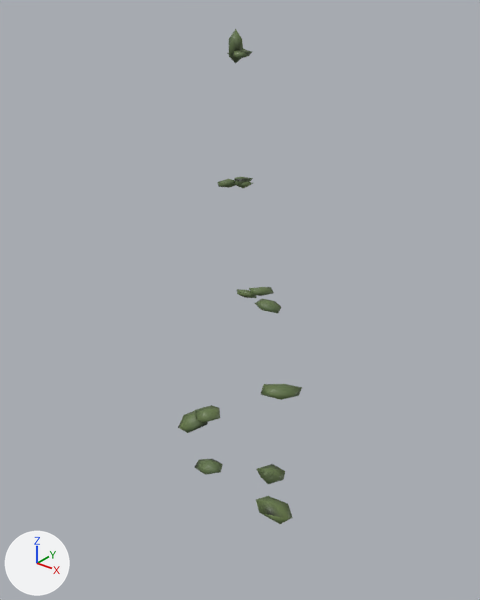
A saved change to the glTF model public/props/baum-fichte-3-mittel.glb.
The view is the same before and after, from a camera (50 mm lens) standing at (16.0, -19.8, 27.6) and looking at (-0.3, 0.6, 14.9). The axes (+X, +Y, +Z) are drawn at lower left. The lights are the same throughout. The first picture is the older version. Vertices at exactly the same position are counted once.

Names of what the first picture shows: 'Baum_Stamm'.
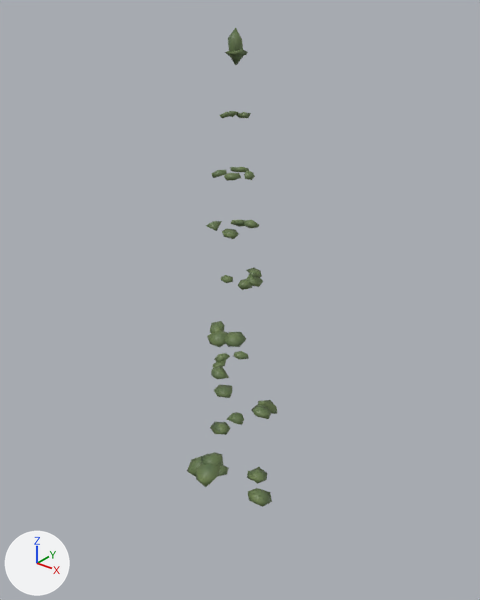
Boxes (x1, y1, x2, y2) around the edits, measured in the pictures (480 x 600 px; the box of a moved part takes in the faces that stretch with it):
'Baum_Stamm', reshaped (27% narrower)
    before: (178, 29, 302, 524)
    after: (187, 28, 277, 507)
part 1 of me_cone, moved or reshaped
    before: (195, 459, 223, 475)
    after: (217, 465, 229, 477)
part 2 of me_cone, moved or reshaped
    before: (256, 496, 293, 524)
    after: (248, 488, 272, 507)
part 3 of me_cone, moved or reshaped
    before: (195, 405, 220, 423)
    after: (201, 452, 223, 466)
part 4 of me_cone, moved or reshaped
    before: (178, 411, 208, 433)
    after: (187, 454, 207, 477)
part 5 of me_cone, moved or reshaped
    before: (237, 289, 257, 298)
    after: (196, 462, 221, 487)
part 6 of me_cone, moved or reshaped
    before: (234, 182, 253, 188)
    after: (223, 332, 246, 347)
part 7 of me_cone, moved or reshaped
    before: (234, 177, 253, 184)
    after: (244, 220, 259, 228)
part 8 of me_cone, deleted
    before: (218, 179, 236, 188)
part 9 of me_cone, deleted
    before: (255, 299, 281, 313)
part 10 of me_cone, deleted (green)
    before: (260, 384, 302, 400)
part 11 of me_cone, deleted
    before: (249, 287, 274, 296)
part 12 of me_cone, built on
    before: (227, 30, 285, 484)
    after: (206, 28, 277, 484)

Patch to the scene script:
```diff
--- a/public/props/baum-fichte-3-mittel.glb.py
+++ b/public/props/baum-fichte-3-mittel.glb.py
@@ me_cone @@
 # used by ob_baum_stamm; location = (0.0, 0.0, 12.54)
-me_cone.from_pydata(...)  # 208 vertices, 348 faces; spans x -2.7..3.3, y -2.7..2.6, z -12.8..13.4
+me_cone.from_pydata(...)  # 423 vertices, 678 faces; spans x -2.1..2.1, y -2.8..1.5, z -12.8..13.4
+# me_cone part 1: the loose piece of 12 vertices spanning x -2.7..-1.1, y -0.4..0.6, z -7.5..-7.0 is scaled about its middle by (0.626, 0.818, 0.732), then moved by (0.7, 0.0, 0.1)
+# me_cone part 2: the loose piece of 12 vertices spanning x 1.5..3.3, y -0.8..0.4, z -7.5..-7.0 is scaled about its middle by (0.628, 0.797, 0.73), then moved by (-0.9, 0.1, 0.1)
+# me_cone part 3: the loose piece of 12 vertices spanning x -0.8..0.4, y -2.4..-1.1, z -2.5..-2.0 is moved by (0.0, 0.2, -2.7)
+# me_cone part 4: the loose piece of 12 vertices spanning x -1.4..-0.1, y -2.7..-1.3, z -3.1..-2.4 is moved by (0.1, 0.2, -2.6)
+# me_cone part 5: the loose piece of 12 vertices spanning x -1.0..0.1, y 0.9..1.7, z 2.1..2.6 is multiplied about its middle by the matrix ((-1.288, -0.466, -0.002), (0.457, -1.266, 0.256), (-0.089, 0.24, 1.346)), then moved by (0.5, -3.4, -7.5)
+# me_cone part 6: the loose piece of 12 vertices spanning x -0.6..0.1, y 0.4..1.0, z 7.4..7.7 is turned -159.7 degrees about the z axis through its middle and scaled by 1.35, then moved by (1.0, -1.7, -6.1)
+# me_cone part 7: the loose piece of 12 vertices spanning x -0.7..0.0, y 0.4..1.1, z 7.5..7.8 is multiplied about its middle by the matrix ((0.78, 0.525, 0.03), (-0.521, 0.765, 0.167), (0.069, -0.155, 0.926)), then moved by (0.4, 0.0, -1.8)
+# me_cone part 8: the loose piece of 12 vertices spanning x -1.4..-0.6, y 0.2..1.1, z 7.2..7.6 is deleted
+# me_cone part 9: the loose piece of 12 vertices spanning x 0.8..1.9, y 0.0..0.9, z 2.5..2.9 is deleted
+# me_cone part 10: the loose piece of 12 vertices spanning x 0.5..2.0, y 0.9..2.6, z -2.4..-1.9 is deleted
+# me_cone part 11: the loose piece of 12 vertices spanning x -0.4..0.5, y 1.0..2.3, z 2.3..2.7 is deleted
+# me_cone part 12: 56 vertices removed from x -0.5..1.7, y -0.5..1.9, z -7.3..13.0; 319 vertices added at x -2.1..1.7, y -1.7..1.5, z -7.2..13.0
 me_cone.materials.append(mat_baum)
```
